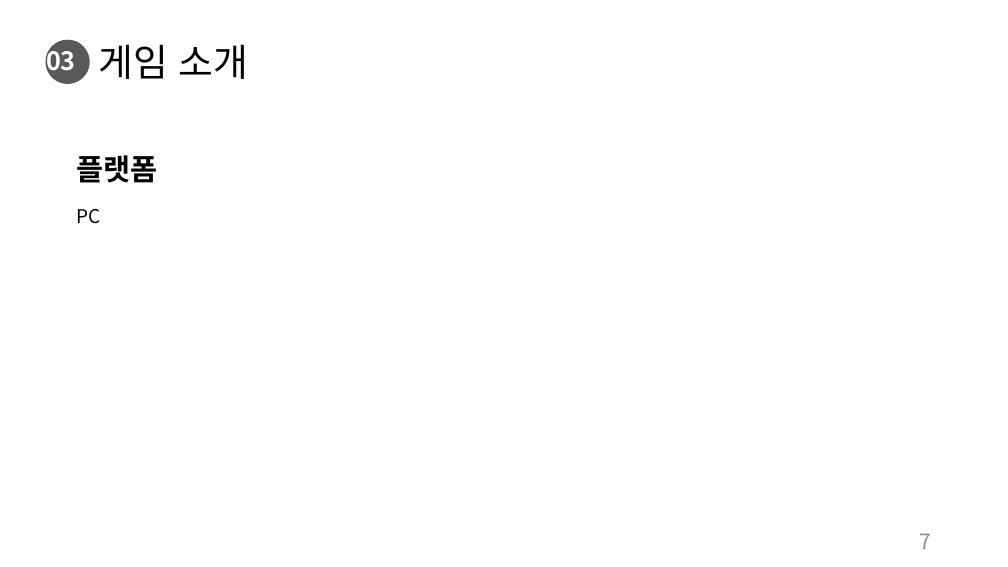
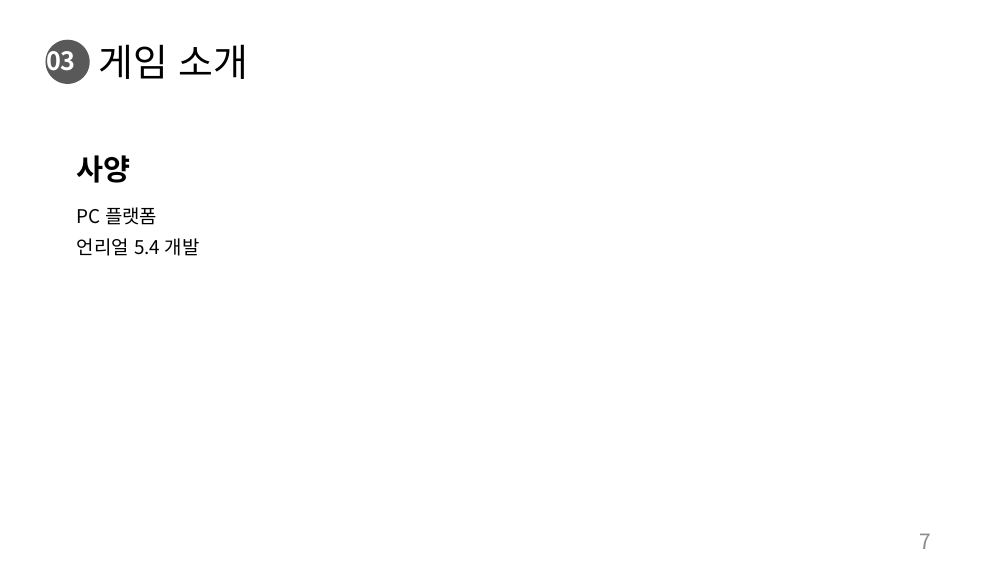
Before and after one commit to charobe/HDB, a slide deck: slide 7 of 조영욱/하자 드 바이오.pptx. Drawn at 1008x567 pixels with LibreOffice and Linux fonts; fonts in the diff are those of the drawing. Boxes give left, top, right and bottom in pixels: in the first picture for what was removed or moved away, otherwise in the second. Text is boxed around its words. In the diff, an @@ line names an element or a change of style, - is before the commit and + after.

```diff
--- a/조영욱/하자 드 바이오.pptx
+++ b/조영욱/하자 드 바이오.pptx
@@ text at bbox=[77, 155, 131, 183]: text changed @@
-플랫폼
+사양
@@ text at bbox=[77, 207, 200, 256]: text changed @@
-PC
+PC 플랫폼
+언리얼 5.4 개발
```
Also in this commit, not shown: 2 other slides changed, 9 slides added.
